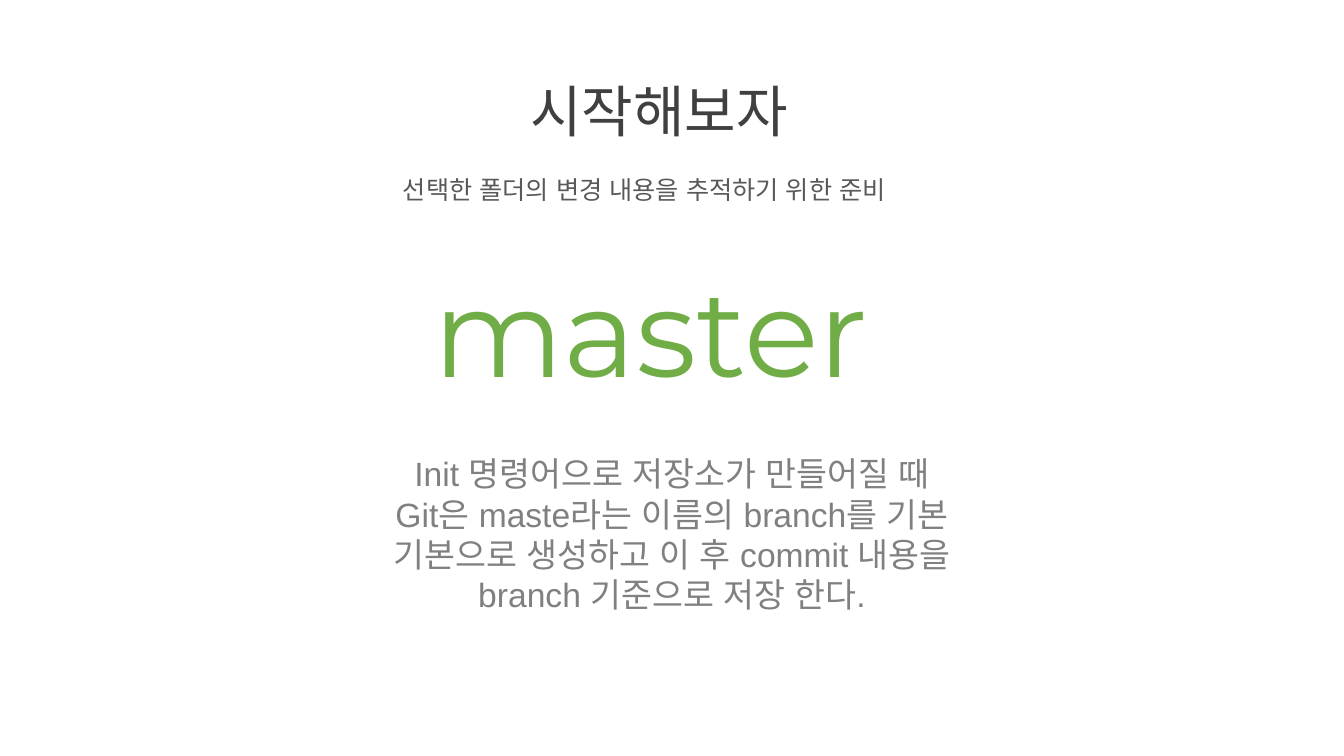
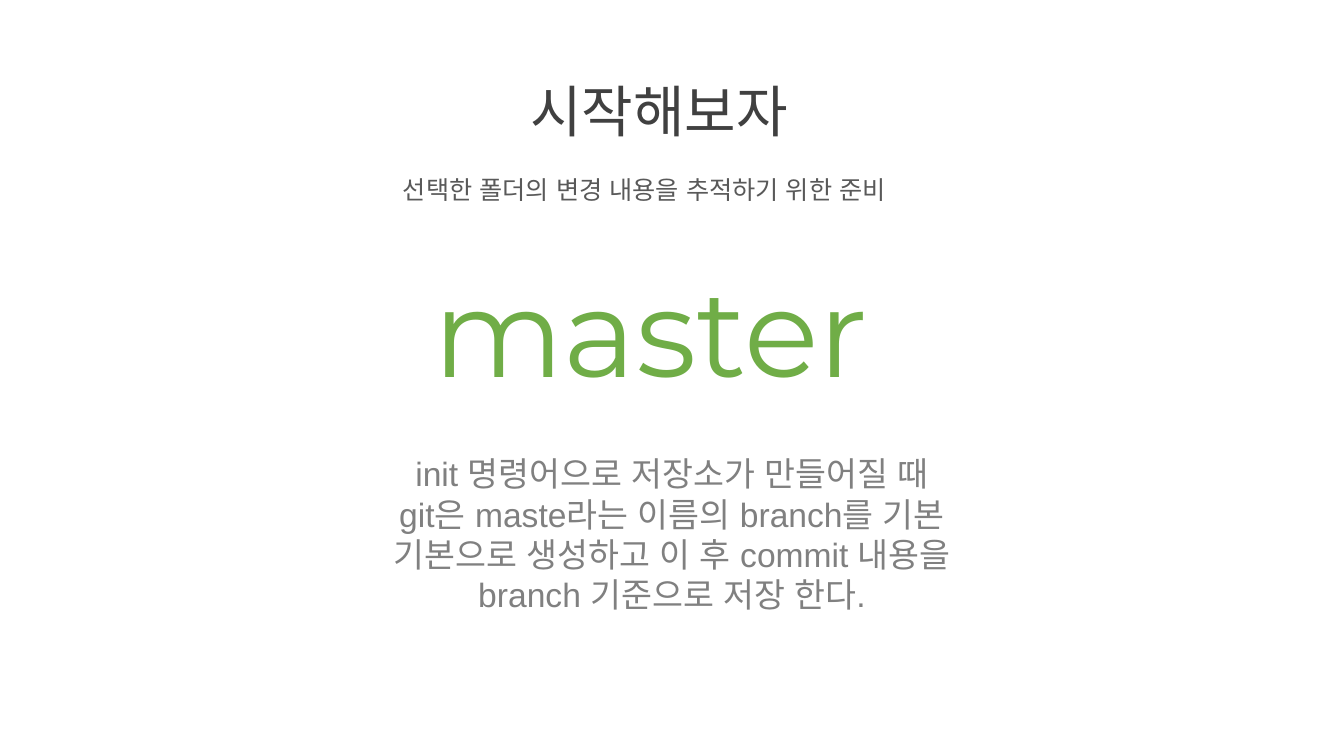
Before and after one commit to juniair/Summary-PPT, a slide deck: slide 18 of git 사용법.pptx. Drawn at 1344x756 pixels with LibreOffice and Linux fonts; fonts in the diff are those of the drawing. Boxes give left, top, right and bottom in pixels: in the first picture for what was removed or moved away, otherwise in the second. Text is boxed around its words. In the diff, an @@ line names an element or a change of style, - is before the commit and + after.

```diff
--- a/git 사용법.pptx
+++ b/git 사용법.pptx
@@ text at [399, 458, 945, 534]: text changed @@
-Init 명령어으로 저장소가 만들어질 때
-Git은 maste라는 이름의 branch를 기본
+init 명령어으로 저장소가 만들어질 때
+git은 maste라는 이름의 branch를 기본
```
Also in this commit, not shown: 6 other slides changed.
